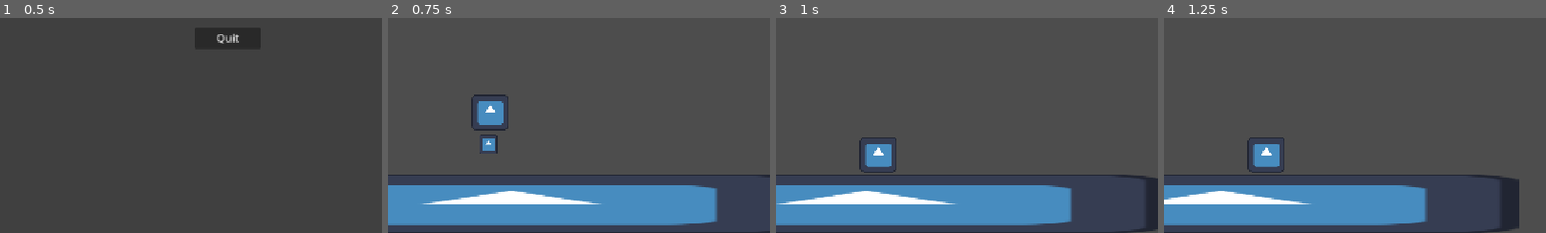
Above: before the commit, frames 1-4 (left to right).
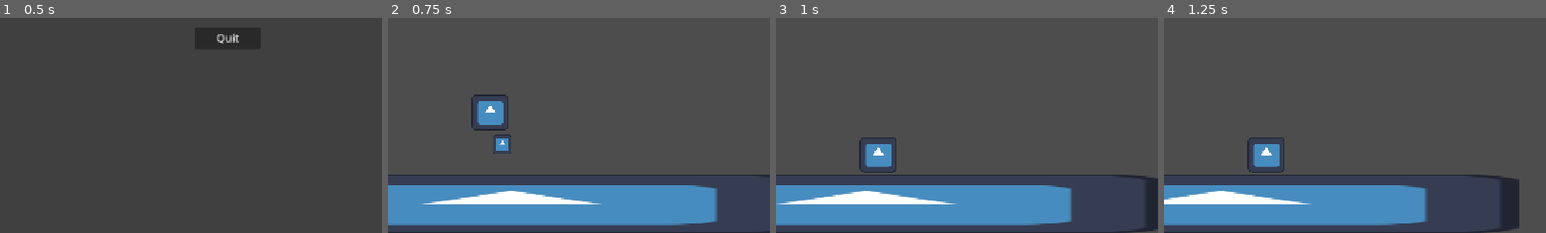
Above: after the commit, the same moments.

Repository: wends05/trash-trek
Game: Godot game, scene res://scenes/MainMenu.tscn
Same seed, same stepped clock (60 frames per second), same inputs: the game is played once before the commit and once after it. The engine's default icon, where the game draws it, is replaced by a stand-in: a white triangle on a blue panel in a dark square.
Inputs:
- Up to frame 1 (0.5 s): no input
- Up to frame 2 (0.75 s): click "Start" at 0.5 s
- Up to frame 3 (1 s): no input
- Up to frame 4 (1.25 s): no input
The pictures show only the part of the screen within x 20-70%, y 50-100%; the shares and areas given below are measured in that part.

Frame 1 is identical in both runs. In frame 2, 0.4% of the frame differs, in the area x 24-33%, y 54-64%; in frame 3, nothing differs; in frame 4, nothing differs.

Commit message:
Transfer Terrain Logic to terrain_manager.gd

Diff:
--- a/scenes/Main.tscn
+++ b/scenes/Main.tscn
@@ -1,9 +1,10 @@
-[gd_scene load_steps=6 format=3 uid="uid://bjlwocmldl2p1"]
+[gd_scene load_steps=7 format=3 uid="uid://bjlwocmldl2p1"]
 
 [ext_resource type="Script" uid="uid://djvk4e4r7ppdn" path="res://scripts/main.gd" id="1_h6nst"]
 [ext_resource type="PackedScene" uid="uid://dyac4ihj46tig" path="res://scenes/Player.tscn" id="1_nbc6x"]
 [ext_resource type="PackedScene" uid="uid://dqgiuo0067y6w" path="res://scenes/trash.tscn" id="3_0bbpv"]
 [ext_resource type="PackedScene" uid="uid://bn4l6cra8eltk" path="res://scenes/Energy.tscn" id="4_rarhs"]
+[ext_resource type="Script" uid="uid://d4hebw0k2lxgw" path="res://scenes/terrain_manager.gd" id="4_vcsgt"]
 
 [sub_resource type="RectangleShape2D" id="RectangleShape2D_nbc6x"]
 size = Vector2(1139.5, 66)
@@ -17,6 +18,7 @@
 position = Vector2(306, -89)
 
 [node name="TerrainManager" type="Node2D" parent="."]
+script = ExtResource("4_vcsgt")
 
 [node name="Scaffholding" type="StaticBody2D" parent="."]
 collision_layer = 3
@@ -27,4 +29,4 @@
 shape = SubResource("RectangleShape2D_nbc6x")
 
 [node name="Trash" parent="." instance=ExtResource("3_0bbpv")]
-position = Vector2(324, 488)
+position = Vector2(345, 488)
--- /dev/null
+++ b/scenes/terrain_manager.gd
@@ -0,0 +1,36 @@
+extends Node2D
+
+@export var speed: float = 200
+@export var terrain_width: int = 1024
+@onready var terrain_manager: Node = $"."
+
+enum TerrainType {Terrain1, Terrain2}
+
+var terrain_scenes := {
+	TerrainType.Terrain1: preload("res://scenes/terrains/Terrain1.tscn"),
+	TerrainType.Terrain2: preload("res://scenes/terrains/Terrain2.tscn")
+}
+
+func _ready() -> void:
+	randomize() #for randi to generate random result each run
+	initialize_terrain() # generate the first two terrains
+
+func _physics_process(delta: float) -> void:
+	scroll_terrain(delta)
+
+func initialize_terrain() -> void:
+	load_terrain(0, 0)
+	load_terrain(terrain_width, 0)
+
+func scroll_terrain(delta: float) -> void:
+	for area in terrain_manager.get_children():
+		area.position.x -= speed * delta
+		if area.position.x < -1024:
+			load_terrain(area.position.x + 2048, 0)
+			area.queue_free()
+
+func load_terrain(x, y):
+	var terrain_type = randi() % TerrainType.size()
+	var scene = terrain_scenes[terrain_type].instantiate()
+	scene.position = Vector2(x, y)
+	terrain_manager.add_child(scene)
--- a/scenes/trash.tscn
+++ b/scenes/trash.tscn
@@ -7,6 +7,7 @@
 size = Vector2(28, 30)
 
 [node name="Trash" type="Area2D"]
+position = Vector2(-8, 5)
 script = ExtResource("1_21d64")
 
 [node name="CollisionShape2D" type="CollisionShape2D" parent="."]
--- a/scripts/main.gd
+++ b/scripts/main.gd
@@ -1,36 +1 @@
 extends Node2D
-
-@export var speed: float = 200
-@export var terrain_width: int = 1024
-@onready var terrain_manager: Node = $TerrainManager
-
-enum TerrainType {Terrain1, Terrain2}
-
-var terrain_scenes := {
-	TerrainType.Terrain1: preload("res://scenes/terrains/Terrain1.tscn"),
-	TerrainType.Terrain2: preload("res://scenes/terrains/Terrain2.tscn")
-}
-
-func _ready() -> void:
-	randomize() #for randi to generate random result each run
-	initialize_terrain() # generate the first two terrains
-
-func _physics_process(delta: float) -> void:
-	scroll_terrain(delta)
-
-func initialize_terrain() -> void:
-	load_terrain(0, 0)
-	load_terrain(terrain_width, 0)
-
-func scroll_terrain(delta: float) -> void:
-	for area in terrain_manager.get_children():
-		area.position.x -= speed * delta
-		if area.position.x < -1024:
-			load_terrain(area.position.x + 2048, 0)
-			area.queue_free()
-
-func load_terrain(x, y):
-	var terrain_type = randi() % TerrainType.size()
-	var scene = terrain_scenes[terrain_type].instantiate()
-	scene.position = Vector2(x, y)
-	terrain_manager.add_child(scene)
Not shown, added: scenes/terrain_manager.gd.uid
